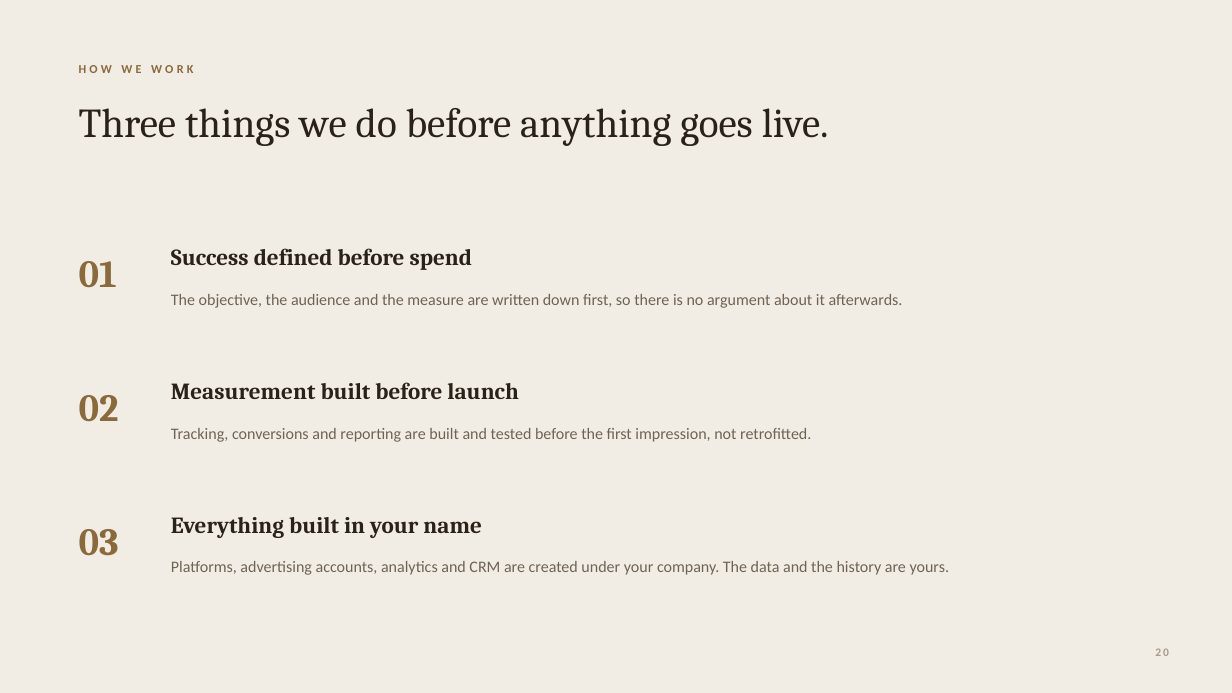
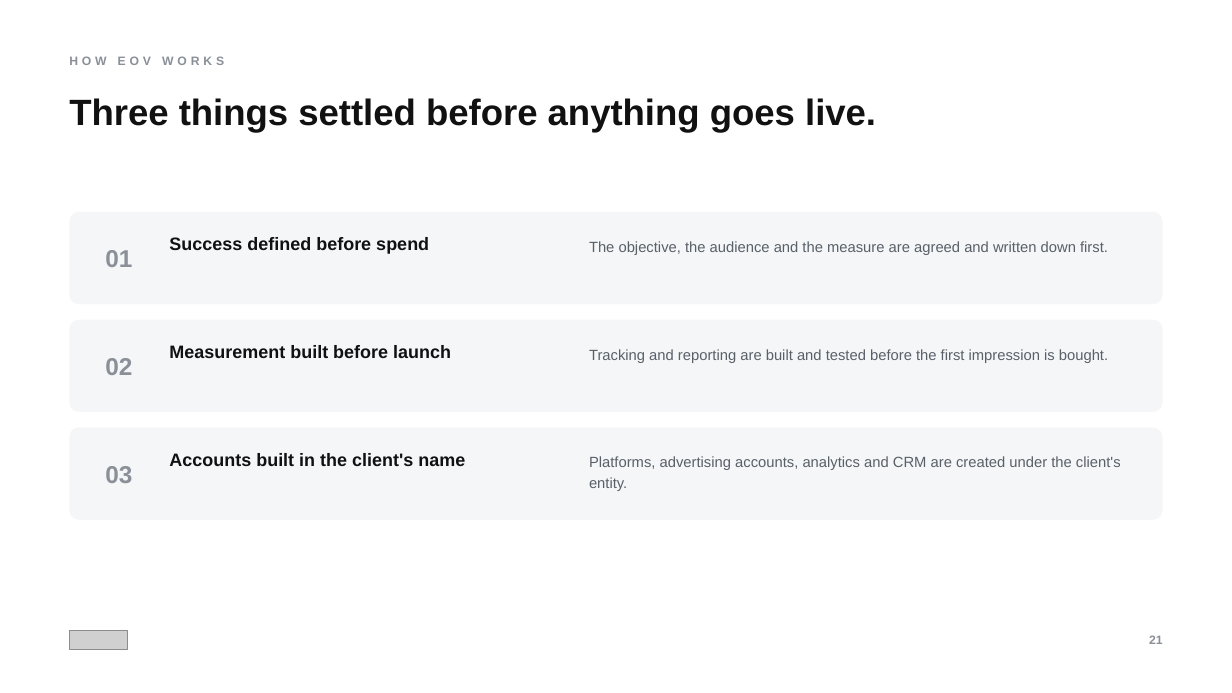
Before and after one commit to tanvichitnis1/NEW-, a slide deck: slide 21 of deck-pptx/EOV-Credentials-2026.pptx (slide 20 before the commit). Drawn at 1232x693 pixels with LibreOffice and Linux fonts; fonts in the diff are those of the drawing; grey boxes stand for pictures. Boxes give left, top, right and bottom in pixels: in the first picture for what was removed or moved away, otherwise in the second. Text is boxed around its words. In the diff, an @@ line names an element or a change of style, - is before the commit and + after.

```diff
--- a/deck-pptx/EOV-Credentials-2026.pptx
+++ b/deck-pptx/EOV-Credentials-2026.pptx
@@ background #F2EDE4 to #FFFFFF @@
@@ text added at [69, 56, 224, 65], 9.5 pt, text #8A8F98, bold @@
+HOW EOV WORKS
@@ text removed at [79, 65, 194, 73] @@
-HOW WE WORK
@@ text at [69, 98, 876, 132]: text changed; size 32 to 28.5 pt; font Cambria to Arial; text colour #2A2118 to #111111; bold on @@
-Three things we do before anything goes live.
+Three things settled before anything goes live.
@@ rounded rectangle added at [69, 212, 1163, 304], fill #F4F6F8 @@
@@ text "01": place and size @@
-text "01" at [79, 261, 117, 287]
+text "01" at [105, 250, 132, 267]
@@ text "Success defined before spend": place and size @@
-text "Success defined before spend" at [171, 248, 472, 270]
+text "Success defined before spend" at [169, 237, 429, 254]
@@ text "Success defined before spend" at [169, 237, 429, 254]: size 18 to 14 pt, font Cambria to Arial, text colour #2A2118 to #111111 @@
@@ text at [589, 241, 1108, 255]: text changed; size 12.5 to 11.5 pt; font Calibri to Arial; text colour #6E6355 to #5A6068 @@
-The objective, the audience and the measure are written down first, so there is no argument about it afterwards.
+The objective, the audience and the measure are agreed and written down first.
@@ rounded rectangle added at [69, 320, 1163, 412], fill #F4F6F8 @@
@@ text "02": place and size @@
-text "02" at [79, 395, 119, 421]
+text "02" at [105, 358, 132, 375]
@@ text "Measurement built before launch" at [169, 345, 451, 358]: size 18 to 14 pt, font Cambria to Arial, text colour #2A2118 to #111111 @@
@@ text "Measurement built before launch": place and size @@
-text "Measurement built before launch" at [171, 382, 518, 399]
+text "Measurement built before launch" at [169, 345, 451, 358]
@@ text at [589, 349, 1108, 363]: text changed; size 12.5 to 11.5 pt; font Calibri to Arial; text colour #6E6355 to #5A6068 @@
-Tracking, conversions and reporting are built and tested before the first impression, not retrofitted.
+Tracking and reporting are built and tested before the first impression is bought.
@@ rounded rectangle added at [69, 428, 1163, 520], fill #F4F6F8 @@
@@ size 30 to 19 pt, font Cambria to Arial, text colour #8A6A3A to #8A8F98 in 3 elements at [105, 250, 132, 267], [105, 358, 132, 375], [105, 466, 132, 483] @@
@@ text "03": place and size @@
-text "03" at [79, 529, 119, 556]
+text "03" at [105, 466, 132, 483]
@@ text added at [169, 453, 465, 466], 14 pt, text #111111, bold @@
+Accounts built in the client's name
@@ text at [589, 456, 1121, 491]: text changed; size 12.5 to 11.5 pt; font Calibri to Arial; text colour #6E6355 to #5A6068 @@
-Platforms, advertising accounts, analytics and CRM are created under your company. The data and the history are yours.
+Platforms, advertising accounts, analytics and CRM are created under the client's entity.
@@ text removed at [171, 517, 481, 538] @@
-Everything built in your name
@@ picture added at [69, 630, 127, 650] @@
@@ text added at [1149, 635, 1163, 644], 9.5 pt, text #8A8F98, bold @@
+21
@@ text removed at [1155, 648, 1169, 656] @@
-20
```
Also in this commit, not shown: 14 other slides changed, 10 slides added, 9 slides removed, 3 other files.
